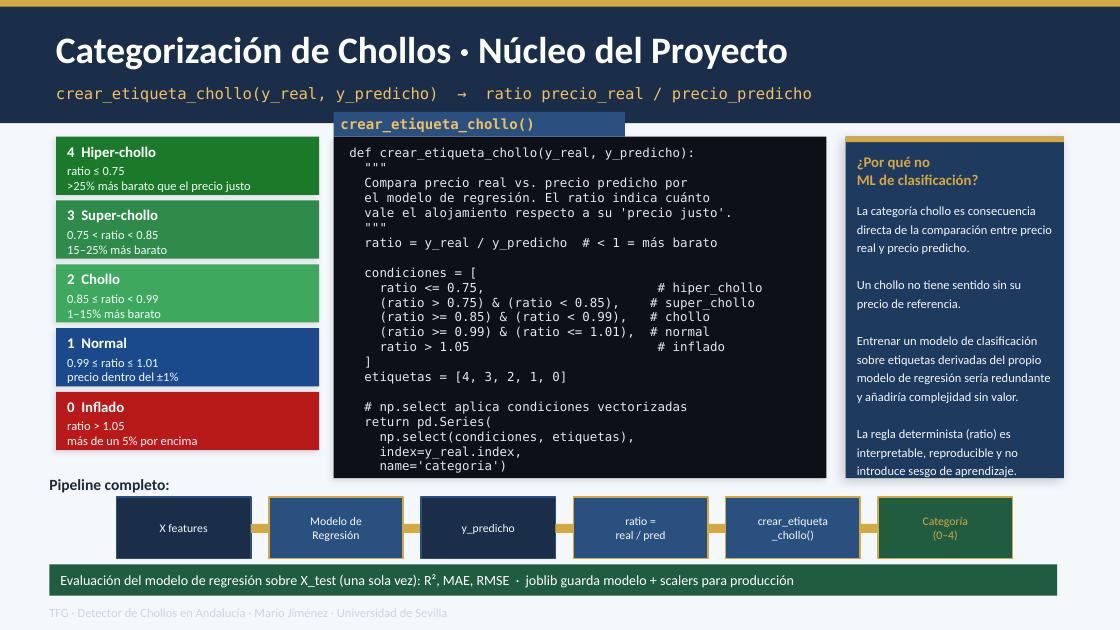
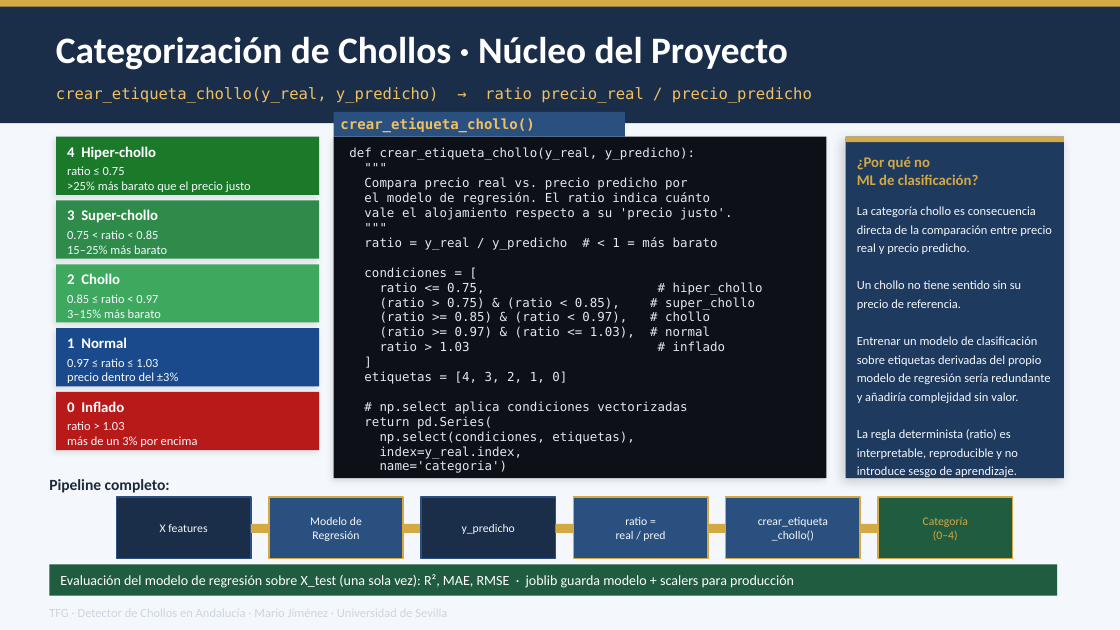
Before and after one commit to Marjimleo3/TFG, a slide deck: slide 19 of TFG_Chollos/TFG_Presentacion_final.pptx. Drawn at 1120x630 pixels with LibreOffice and Linux fonts; fonts in the diff are those of the drawing. Boxes give left, top, right and bottom in pixels: in the first picture for what was removed or moved away, otherwise in the second. Text is boxed around its words. In the diff, an @@ line names an element or a change of style, - is before the commit and + after.

```diff
--- a/TFG_Chollos/TFG_Presentacion_final.pptx
+++ b/TFG_Chollos/TFG_Presentacion_final.pptx
@@ text at (67,294,161,318): text changed @@
-0.85 ≤ ratio < 0.99
-1–15% más barato
+0.85 ≤ ratio < 0.97
+3–15% más barato
@@ text at (380,311,635,351): text changed @@
-(ratio >= 0.85) & (ratio < 0.99), # chollo
-(ratio >= 0.99) & (ratio <= 1.01), # normal
-ratio > 1.05 # inflado
+(ratio >= 0.85) & (ratio < 0.97), # chollo
+(ratio >= 0.97) & (ratio <= 1.03), # normal
+ratio > 1.03 # inflado
@@ text at (67,358,178,383): text changed @@
-0.99 ≤ ratio ≤ 1.01
-precio dentro del ±1%
+0.97 ≤ ratio ≤ 1.03
+precio dentro del ±3%
@@ text at (67,421,198,447): text changed @@
-ratio > 1.05
-más de un 5% por encima
+ratio > 1.03
+más de un 3% por encima
```
Also in this commit, not shown: 2 other files.
